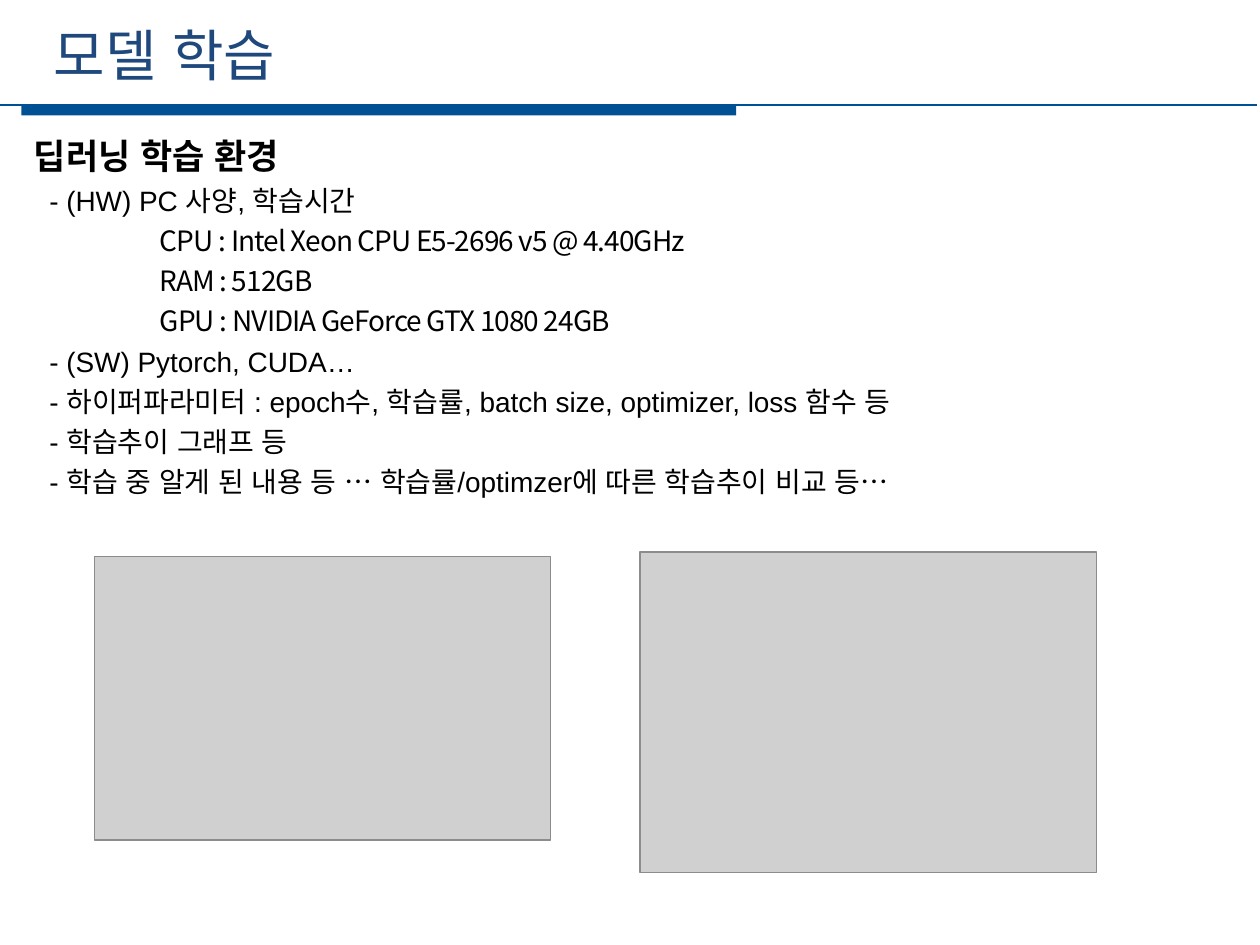
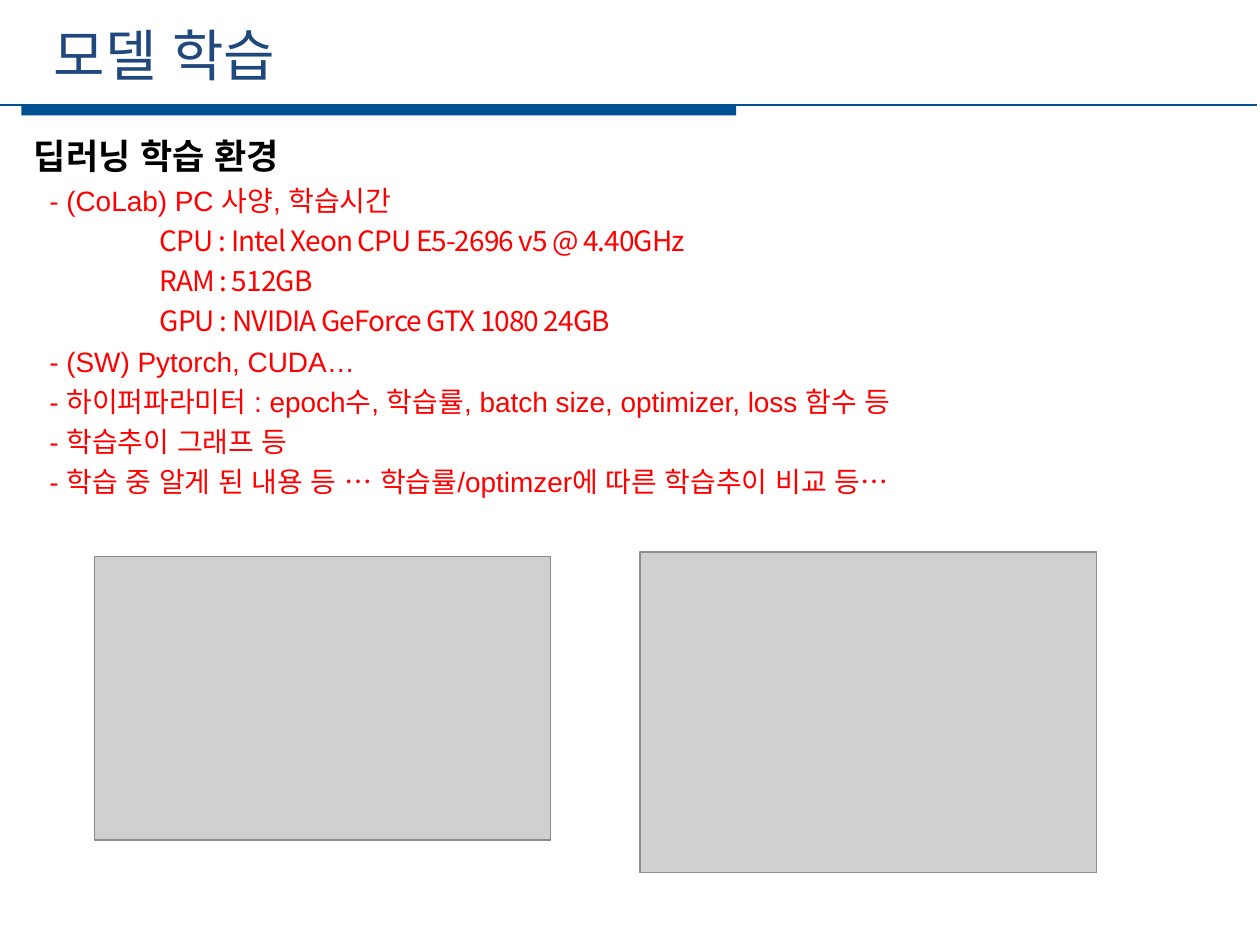
Before and after one commit to jun4879/cbnu_22_1_capstone, a slide deck: slide 7 of final_project/최종 발표/캡스톤 기말 프로젝트 21-6조.pptx (slide 6 before the commit). Drawn at 1260x945 pixels with LibreOffice and Linux fonts; fonts in the diff are those of the drawing; grey boxes stand for pictures. Boxes give left, top, right and bottom in pixels: in the first picture for what was removed or moved away, otherwise in the second. Text is boxed around its words. In the diff, an @@ line names an element or a change of style, - is before the commit and + after.

```diff
--- a/final_project/최종 발표/캡스톤 기말 프로젝트 21-6조.pptx
+++ b/final_project/최종 발표/캡스톤 기말 프로젝트 21-6조.pptx
@@ text at <box>66,187,891,455</box>: text changed; text colour #000000 to #FF0000 @@
-- (HW) PC 사양, 학습시간
-CPU : Intel Xeon CPU E5-2696 v5 @ 4.40GHz
-RAM : 512GB
-GPU : NVIDIA GeForce GTX 1080 24GB
-- (SW) Pytorch, CUDA…
-- 하이퍼파라미터 : epoch수, 학습률, batch size, optimizer, loss 함수 등
-- 학습추이 그래프 등
+- (CoLab) PC 사양, 학습시간
+CPU : Intel Xeon CPU E5-2696 v5 @ 4.40GHz
+RAM : 512GB
+GPU : NVIDIA GeForce GTX 1080 24GB
+- (SW) Pytorch, CUDA…
+- 하이퍼파라미터 : epoch수, 학습률, batch size, optimizer, loss 함수 등
+- 학습추이 그래프 등
@@ text at <box>66,468,889,498</box>: text colour #000000 to #FF0000 in "- 학습 중 알게 된 내용 등 ..." @@
```
Also in this commit, not shown: 4 other slides changed, 2 slides added, 28 other files.
